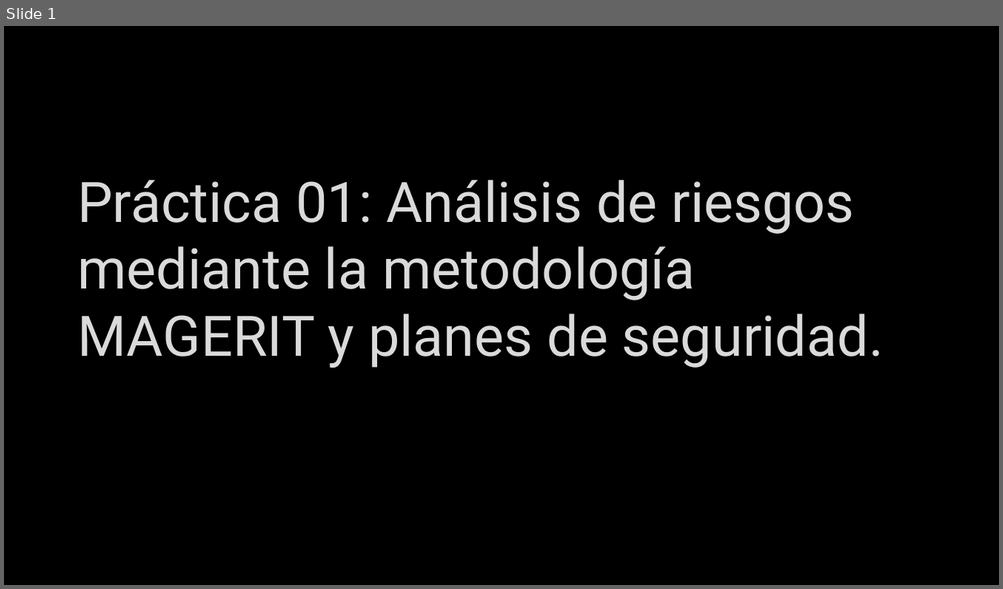
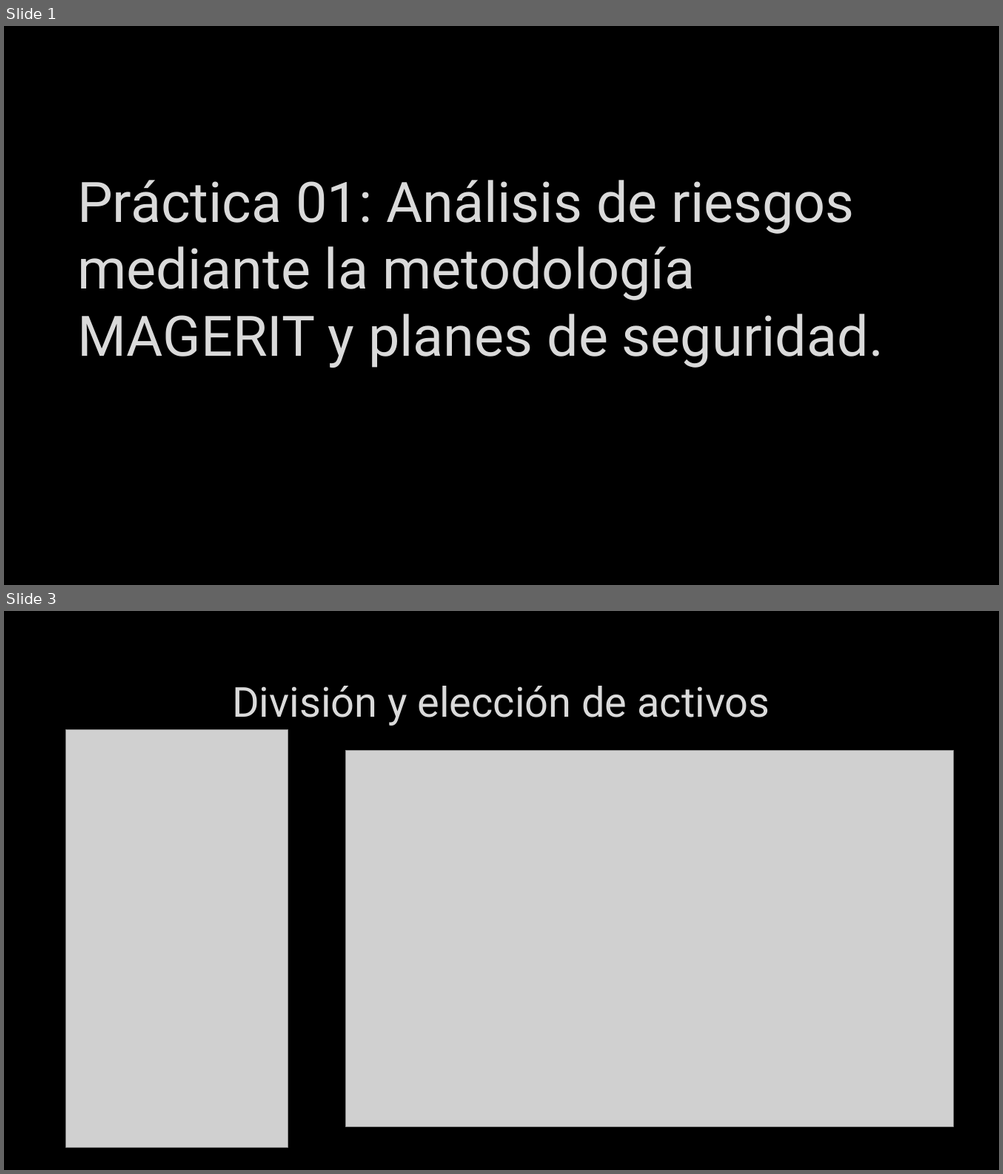
Before and after one commit to Juanfragar/Fiabilidad-y-gestion-de-riesgos, a slide deck: Presentación.pptx. Shown one above the other, each under a label of ours: slide 1 before the commit, slides 1 and 3 after it; the slides between them are not shown. The pictures are 1003x589 and 1003x1174 pixels, drawn with LibreOffice and Linux fonts; fonts in the diff are those of the drawing; grey boxes stand for pictures; background and template pictures are left out. Boxes give left, top, right and bottom in pixels: in the first picture for what was removed or moved away, otherwise in the second. Text is boxed around its words. In the diff, an @@ line names an element or a change of style, - is before the commit and + after.

```diff
--- a/Presentación.pptx
+++ b/Presentación.pptx
@@ slide 3 added at (4, 611, 999, 1170), background picture (left out) @@
@@ title added at (232, 686, 769, 726), 40 pt, text #DADADA @@
+División y elección de activos
@@ picture added at (66, 730, 288, 1148) @@
@@ picture added at (346, 751, 953, 1127) @@
```
Also in this commit, not shown: 1 other slide added, 1 slide removed.
